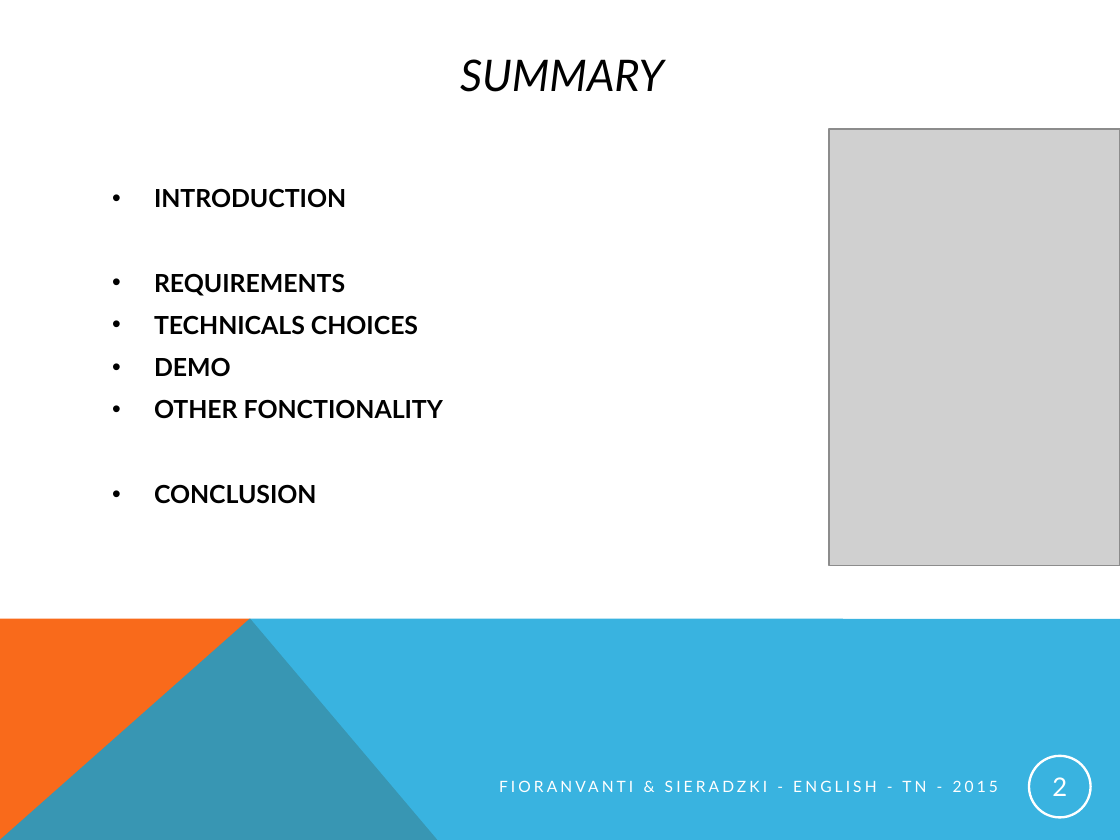
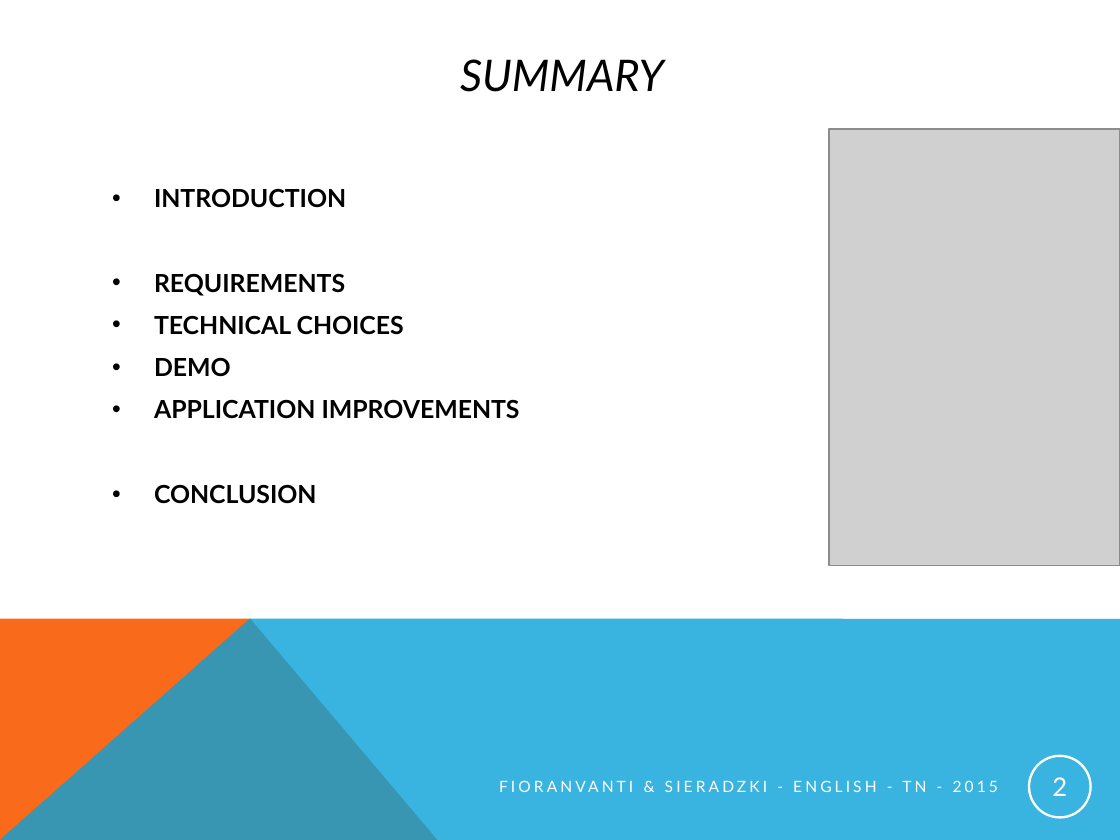
Before and after one commit to pINKmUNster/Projet_Anglais, a slide deck: slide 2 of English_presentation_project.pptx. Drawn at 1120x840 pixels with LibreOffice and Linux fonts; fonts in the diff are those of the drawing; grey boxes stand for pictures. Boxes give left, top, right and bottom in pixels: in the first picture for what was removed or moved away, otherwise in the second. Text is boxed around its words. In the diff, an @@ line names an element or a change of style, - is before the commit and + after.

```diff
--- a/English_presentation_project.pptx
+++ b/English_presentation_project.pptx
@@ text at box(154, 315, 404, 335): text changed @@
-• TECHNICALS CHOICES
+• TECHNICAL CHOICES
@@ text at box(154, 399, 520, 419): text changed @@
-• OTHER FONCTIONALITY
+• APPLICATION IMPROVEMENTS
```
Also in this commit, not shown: 4 other slides changed, 2 other files.
